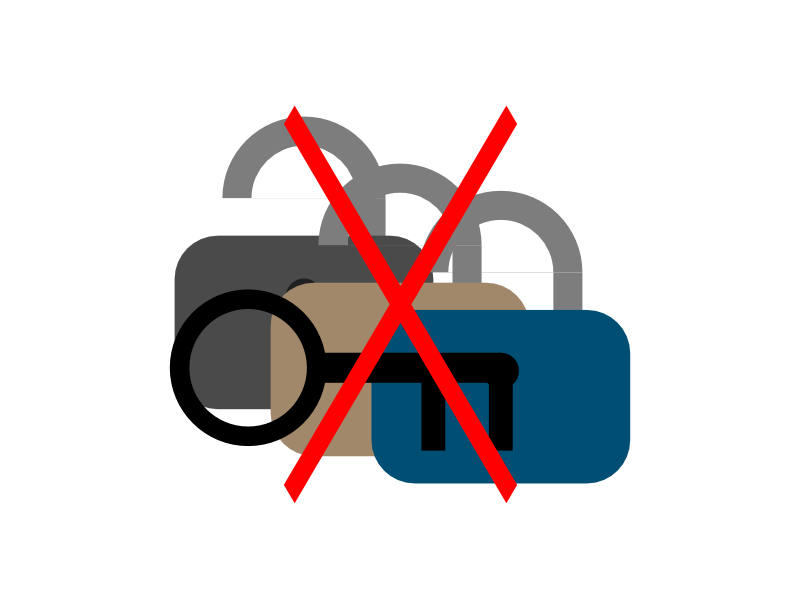
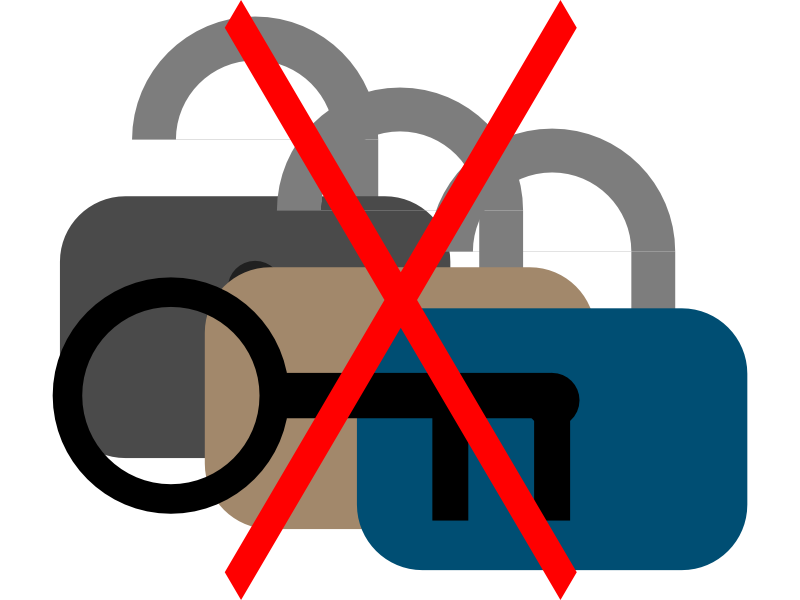
Two versions of the same layered image (w=800, h=600). Layer-by-layer changes:
painted on (unnamed layer) (1st of 29) over [left=224, top=0, right=577, bottom=600]
painted on (unnamed layer) (4th of 29, in (unnamed layer) › (unnamed layer)) over [left=52, top=277, right=327, bottom=514]
painted on (unnamed layer) (5th of 29, in (unnamed layer) › (unnamed layer)) over [left=264, top=352, right=553, bottom=419]
painted on (unnamed layer) (8th of 29, in (unnamed layer) › (unnamed layer) › (unnamed layer)) over [left=482, top=352, right=580, bottom=521]
painted on (unnamed layer) (9th of 29, in (unnamed layer) › (unnamed layer) › (unnamed layer)) over [left=356, top=308, right=748, bottom=571]
painted on (unnamed layer) (11th of 29, in (unnamed layer) › (unnamed layer) › (unnamed layer)) over [left=448, top=172, right=632, bottom=273]
painted on (unnamed layer) (12th of 29, in (unnamed layer) › (unnamed layer) › (unnamed layer)) over [left=419, top=128, right=676, bottom=273]
painted on (unnamed layer) (17th of 29, in (unnamed layer) › (unnamed layer) › (unnamed layer)) over [left=204, top=267, right=596, bottom=530]
painted on (unnamed layer) (19th of 29, in (unnamed layer) › (unnamed layer) › (unnamed layer)) over [left=320, top=131, right=480, bottom=246]
painted on (unnamed layer) (20th of 29, in (unnamed layer) › (unnamed layer) › (unnamed layer)) over [left=277, top=87, right=523, bottom=246]
painted on (unnamed layer) (25th of 29, in (unnamed layer) › (unnamed layer) › (unnamed layer)) over [left=59, top=196, right=451, bottom=459]
painted on (unnamed layer) (27th of 29, in (unnamed layer) › (unnamed layer) › (unnamed layer)) over [left=176, top=60, right=357, bottom=199]
painted on (unnamed layer) (28th of 29, in (unnamed layer) › (unnamed layer) › (unnamed layer)) over [left=132, top=16, right=386, bottom=199]
…and 6 more changes (6 painted)
